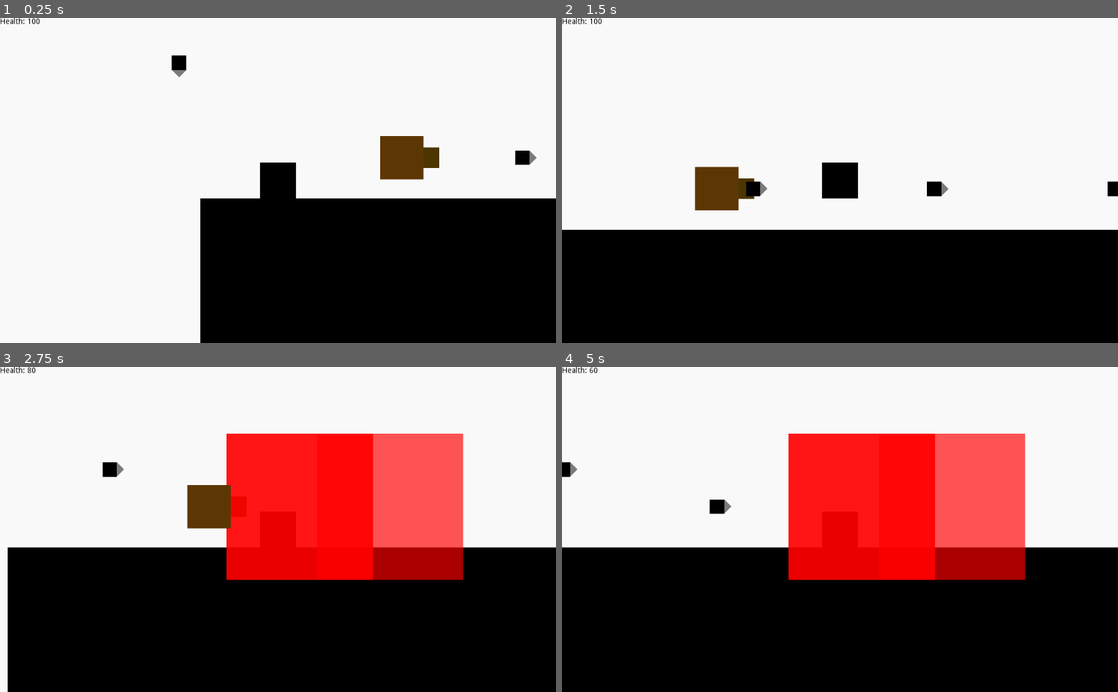
Above: before the commit, frames 1-4 (two rows, left to right).
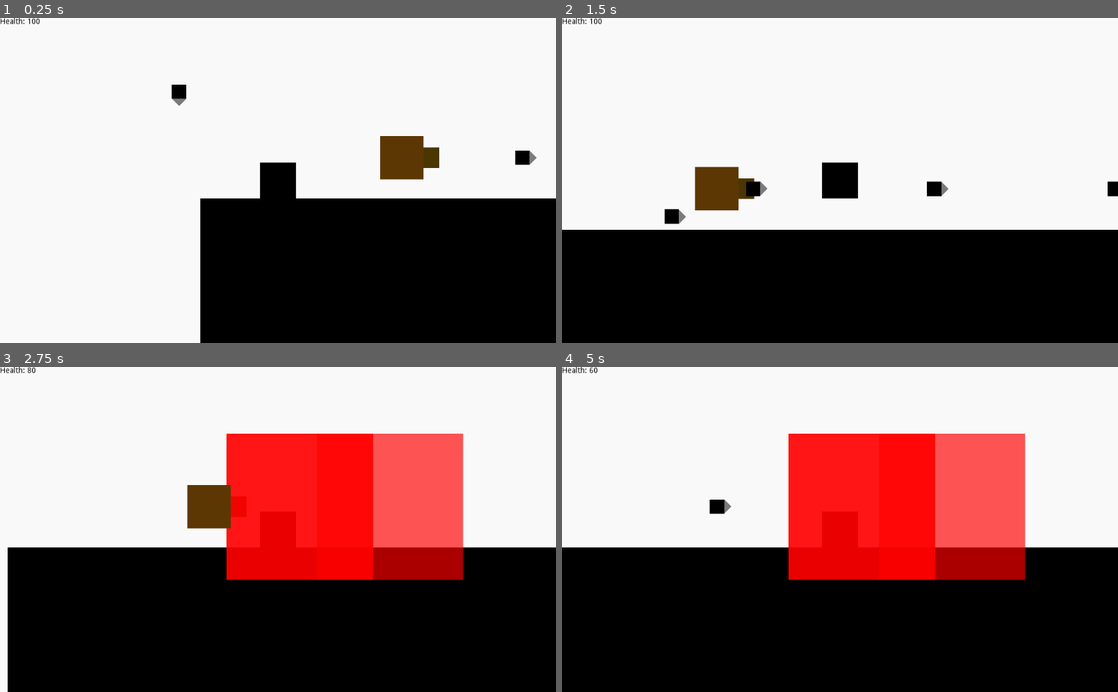
Above: after the commit, the same moments.

Repository: RavenJFelix/Square
Game: Godot game, scene res://testLevel/test.tscn
The game is run twice, just before and just after one commit, with the same random seed, the same clock (stepped at 60 frames per second) and the same inputs. This scene is started directly instead of the project's main scene.
Inputs:
- Up to frame 1 (0.25 s): no input
- Up to frame 2 (1.5 s): hold Right (ui_right) from 0.53 s (still down); tap Up (ui_up) at 0.77 s
- Up to frame 3 (2.75 s): tap Up (ui_up) at 1.52 s; release Right (ui_right) at 2.03 s; hold Left (ui_left) from 2.03 s (still down)
- Up to frame 4 (5 s): release Left (ui_left) at 2.78 s; hold Right (ui_right) 2.78-4.28 s; tap Up (ui_up) at 3.02, 3.77, 4.52 s; hold Left (ui_left) from 4.28 s (still down)

The runs differ from the first frame. In frame 1, 0.3% of the frame differs, in the area x 30-34%, y 11-28%; in frame 2, 0.2%; in frame 3, 0.2%; in frame 4, 0.1%.

Commit message:
Add randomness to initial mode

Diff:
--- a/entity/npc/enemies/chaser/chaser.gd
+++ b/entity/npc/enemies/chaser/chaser.gd
@@ -4,7 +4,7 @@
 enum DIRECTION {up, down, left, right}
 var explosion = load("res://effects/simple-explosion/simple-explosion.tscn")
 var vel = Vector2()
-export var speed = 100
+export var speed = 300
 export var timeout = 10
 var target_mode = MOVE_MODE.x
 var mode = MODE.search
@@ -24,6 +24,10 @@
 var target = NodePath()
 # Called when the node enters the scene tree for the first time.
 func _ready():
+	if rand_range(0, 1) < 0.5:
+		target_mode = MOVE_MODE.x
+	else:
+		target_mode = MOVE_MODE.y
 	$Timer.start(timeout)
 	vel = Vector2(0, -speed).rotated(rotation)
 
